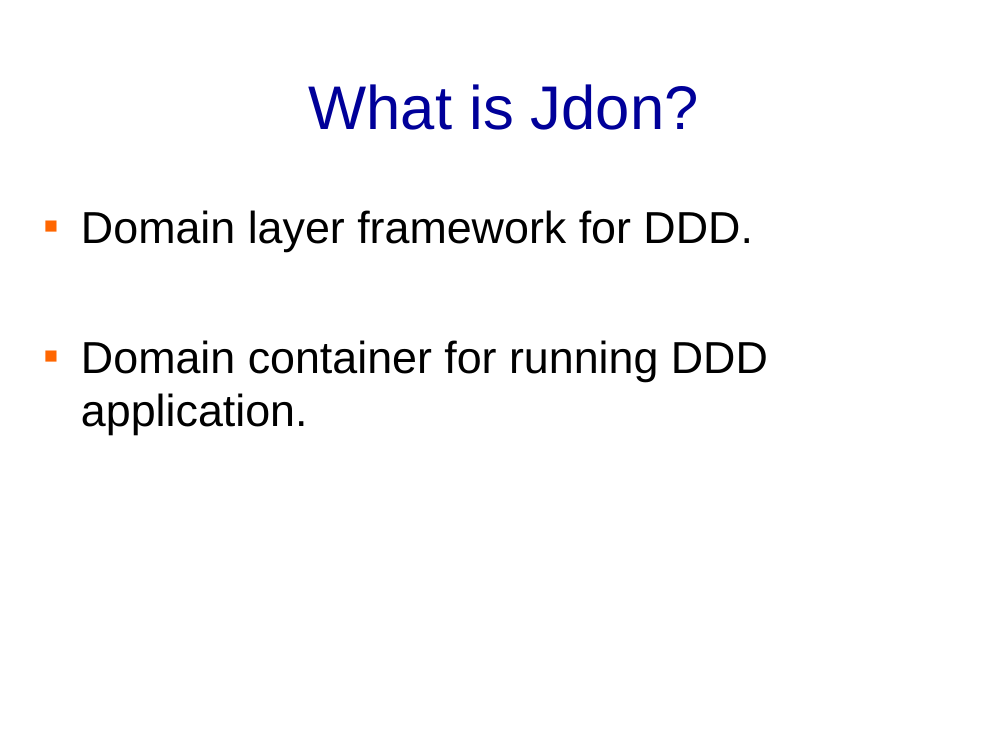
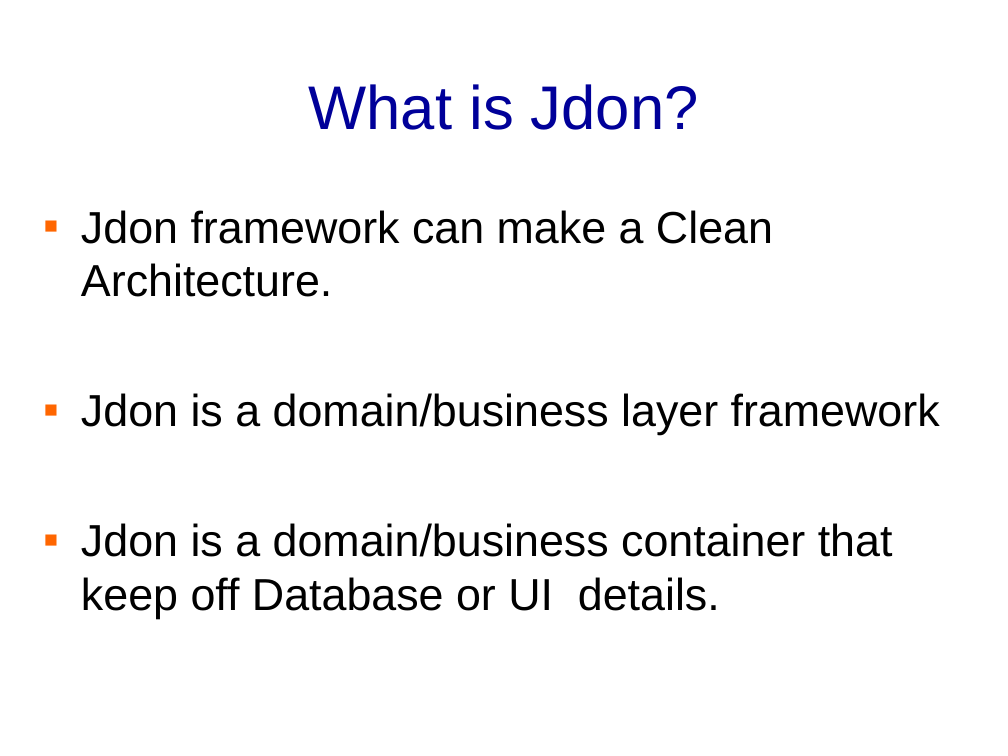
Before and after one commit to banq/banq.github.io, a slide deck: slide 6 of JdonFramework.ppt (slide 10 before the commit). Drawn at 1008x756 pixels with LibreOffice and Linux fonts; fonts in the diff are those of the drawing; background and template pictures are left out. Boxes give left, top, right and bottom in pixels: in the first picture for what was removed or moved away, otherwise in the second. Text is boxed around its words. In the diff, an @@ line names an element or a change of style, - is before the commit and + after.

```diff
--- a/JdonFramework.ppt
+++ b/JdonFramework.ppt
@@ text at (81, 210, 940, 619): text changed @@
-▪ Domain layer framework for DDD.
-▪ Domain container for running DDD application.
+▪ Jdon framework can make a Clean Architecture.
+▪ Jdon is a domain/business layer framework
+▪ Jdon is a domain/business container that keep off Database or UI details.
```
Also in this commit, not shown: 8 other slides changed, 5 slides added, 4 slides removed.
